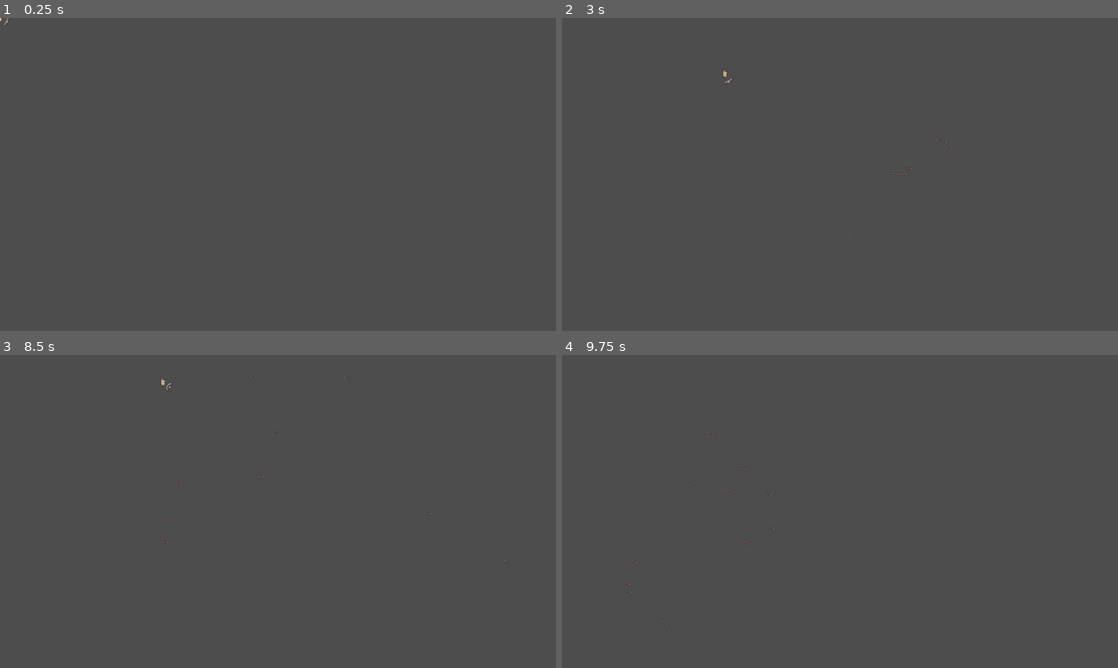
Above: before the commit, frames 1-4 (two rows, left to right).
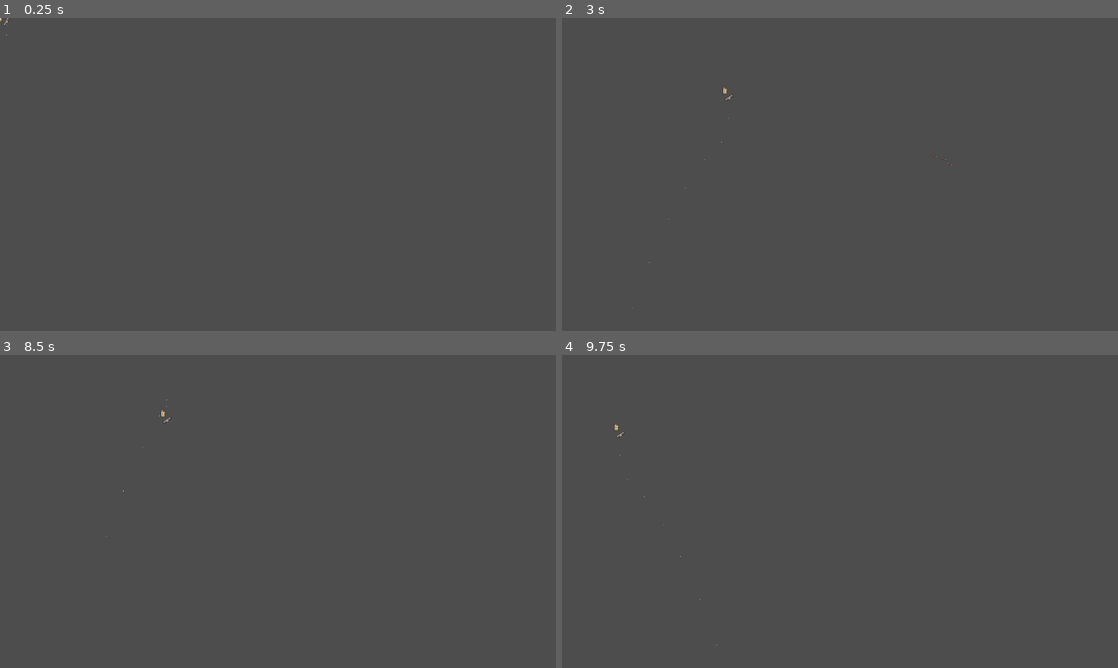
Above: after the commit, the same moments.

Repository: Shadowyish/fantasytss
Game: Godot game, scene res://Assets/Prefabs/Archer.tscn
Same seed, same stepped clock (60 frames per second), same inputs: the game is played once before the commit and once after it. This scene is started directly instead of the project's main scene.
Inputs (mouse positions are in pixels of both pictures, inside the frame that each line leads up to):
- Up to frame 1 (0.25 s): no input
- Up to frame 2 (3 s): tap Enter at 0.5, 2 s; move the mouse to (962, 158) at 0.52 s; press the mouse at (962, 158) at 0.53 s; hold D (right) 0.53-1.28 s; right-click (962, 158) at 0.8 s; tap Space at 1.25 s; move the mouse to (728, 190) at 1.27 s; release the mouse at (728, 190) at 1.28 s; hold S (down) 1.28-2.03 s; right-click (728, 190) at 1.35 s; click (728, 190) at 1.55 s; move the mouse to (895, 105) at 2.02 s; press the mouse at (895, 105) at 2.03 s; hold D (right) 2.03-2.78 s; right-click (895, 105) at 2.3 s; move the mouse to (812, 237) at 2.77 s; release the mouse at (812, 237) at 2.78 s; hold W (up) from 2.78 s (still down); right-click (812, 237) at 2.85 s
- Up to frame 3 (8.5 s): click (250, 574) at 3.05 s; move the mouse to (444, 558) at 3.52 s; release W (up) at 3.53 s; press the mouse at (444, 558) at 3.53 s; hold A (left) 3.53-5.03 s; right-click (444, 558) at 3.8 s; tap Space at 4.25, 5.75 s; move the mouse to (111, 464) at 4.27 s; release the mouse at (111, 464) at 4.28 s; right-click (111, 464) at 4.35 s; click (111, 464) at 4.55 s; tap Enter at 5 s; move the mouse to (305, 511) at 5.02 s; press the mouse at (305, 511) at 5.03 s; hold S (down) 5.03-5.78 s; right-click (305, 511) at 5.3 s; move the mouse to (194, 433) at 5.77 s; release the mouse at (194, 433) at 5.78 s; hold D (right) 5.78-6.53 s; right-click (194, 433) at 5.85 s; click (194, 433) at 6.05 s; move the mouse to (400, 495) at 6.52 s; press the mouse at (400, 495) at 6.53 s; hold W (up) 6.53-7.28 s; right-click (400, 495) at 6.8 s; move the mouse to (166, 527) at 7.27 s; release the mouse at (166, 527) at 7.28 s; hold D (right) 7.28-8.03 s; right-click (166, 527) at 7.35 s; click (166, 527) at 7.55 s; move the mouse to (333, 442) at 8.02 s; press the mouse at (333, 442) at 8.03 s; hold S (down) from 8.03 s (still down); right-click (333, 442) at 8.3 s
- Up to frame 4 (9.75 s): move the mouse to (812, 574) at 8.77 s; release S (down) at 8.78 s; release the mouse at (812, 574) at 8.78 s; hold A (left) 8.78-9.53 s; right-click (812, 574) at 8.85 s; click (812, 574) at 9.05 s; move the mouse to (1006, 558) at 9.52 s; press the mouse at (1006, 558) at 9.53 s; hold W (up) from 9.53 s (still down)

The runs differ from the first frame. In frame 1, less than 0.1% of the frame differs, in the area x 1-2%, y 2-6%; in frame 2, less than 0.1%, in the area x 15-71%, y 16-79%; in frame 3, less than 0.1%; in frame 4, less than 0.1%.

Commit message:
added effects to sword heal, fixed chain lightning particles, other minor fixes

Diff:
--- a/tss_godot/Assets/Prefabs/Bow.tscn
+++ b/tss_godot/Assets/Prefabs/Bow.tscn
@@ -61,3 +61,5 @@
 
 [node name="CollisionShape2D" type="CollisionShape2D" parent="Area2D"]
 shape = SubResource("CircleShape2D_rugms")
+
+[node name="AOEParticles" type="CPUParticles2D" parent="."]
--- a/tss_godot/Assets/Prefabs/ChainLightning.tscn
+++ b/tss_godot/Assets/Prefabs/ChainLightning.tscn
@@ -41,7 +41,7 @@
 [node name="ChainLightning" type="Node2D"]
 position = Vector2(-1, 0)
 script = ExtResource("1_7th11")
-speed = 300.0
+speed = 200.0
 damage = 50
 destroy_time = 10.0
 max_jumps = 10
--- a/tss_godot/Assets/Prefabs/Sword.tscn
+++ b/tss_godot/Assets/Prefabs/Sword.tscn
@@ -1,10 +1,26 @@
-[gd_scene load_steps=4 format=3 uid="uid://cc3ew5ewqn6nh"]
+[gd_scene load_steps=7 format=3 uid="uid://cc3ew5ewqn6nh"]
 
 [ext_resource type="Script" path="res://Assets/Scripts/Blade.gd" id="1_mnuku"]
 [ext_resource type="Texture2D" uid="uid://pvslf1v4urft" path="res://Assets/SpriteSheets/excalibur_.png" id="2_624yd"]
 
 [sub_resource type="RectangleShape2D" id="RectangleShape2D_g8v8v"]
 size = Vector2(8, 20)
+
+[sub_resource type="Curve" id="Curve_ydk73"]
+min_value = -360.0
+max_value = 360.0
+_data = [Vector2(0, -360), 0.0, 1008.0, 0, 0, Vector2(1, 360), 0.0, 0.0, 0, 0]
+point_count = 2
+
+[sub_resource type="Curve" id="Curve_p4gh0"]
+min_value = -360.0
+max_value = 360.0
+_data = [Vector2(0, -360), 0.0, 0.0, 0, 0, Vector2(1, 360), 0.0, 0.0, 0, 0]
+point_count = 2
+
+[sub_resource type="Curve" id="Curve_iydqt"]
+_data = [Vector2(0, 0), 0.0, 1.4, 0, 0, Vector2(1, 1), 0.0, 0.0, 0, 0]
+point_count = 2
 
 [node name="Sword" type="Node2D"]
 script = ExtResource("1_mnuku")
@@ -28,3 +44,27 @@
 
 [node name="CollisionShape2D" type="CollisionShape2D" parent="Area2D"]
 shape = SubResource("RectangleShape2D_g8v8v")
+
+[node name="HealParticles" type="CPUParticles2D" parent="."]
+emitting = false
+amount = 50
+lifetime = 2.0
+speed_scale = 0.8
+explosiveness = 0.5
+local_coords = true
+emission_shape = 1
+emission_sphere_radius = 10.0
+direction = Vector2(0, -1)
+spread = 60.0
+gravity = Vector2(0, -15)
+initial_velocity_min = 10.0
+initial_velocity_max = 10.0
+angular_velocity_min = 2.0
+angular_velocity_max = 10.0
+angular_velocity_curve = SubResource("Curve_ydk73")
+angle_max = 360.0
+angle_curve = SubResource("Curve_p4gh0")
+scale_amount_min = 0.5
+scale_amount_max = 1.5
+scale_amount_curve = SubResource("Curve_iydqt")
+color = Color(0.666667, 1, 0.666667, 1)
--- a/tss_godot/Assets/Scenes/MainMenu.tscn
+++ b/tss_godot/Assets/Scenes/MainMenu.tscn
@@ -182,6 +182,9 @@
 alignment = 1
 max_length = 64
 expand_to_text_length = true
+context_menu_enabled = false
+shortcut_keys_enabled = false
+middle_mouse_paste_enabled = false
 
 [node name="SubmitButton" type="Button" parent="NameInputPanel"]
 layout_mode = 1
--- a/tss_godot/Assets/Scripts/Blade.gd
+++ b/tss_godot/Assets/Scripts/Blade.gd
@@ -15,6 +15,7 @@
 
 @onready var hp_regen_timer: Timer = Timer.new()
 @onready var hp_regen_ticker: Timer = Timer.new()
+@onready var heal_effect: CPUParticles2D = $HealParticles #holds particle effect for special
 
 func attack():
 	if is_swinging:
@@ -24,13 +25,23 @@
 	swing_timer = 0.0
 
 func special():
-	#TODO: Add Animations to Special
-	hp_regen_ticker.start(special_regen_tick)
-	hp_regen_timer.start(special_regen_time)
+	if hp_regen_timer.is_stopped():
+		hp_regen_ticker.start(special_regen_tick)
+		hp_regen_timer.start(special_regen_time)
+		#move heal particles to player
+		remove_child(heal_effect)
+		GameManager.player.add_child(heal_effect)
+		heal_effect.global_position = GameManager.player.global_position
+		heal_effect.emitting = true
+	else:
+		hp_regen_timer.start(hp_regen_timer.time_left + special_regen_time)
 	emit_signal("attack_finished")
 
 func end_special():
 	hp_regen_ticker.stop()
+	heal_effect.emitting = false
+	GameManager.player.remove_child(heal_effect)
+	add_child(heal_effect)
 
 func _process(delta):
 	if is_swinging:
--- a/tss_godot/Assets/Scripts/Bow.gd
+++ b/tss_godot/Assets/Scripts/Bow.gd
@@ -3,6 +3,7 @@
 @export var pierce_count: int # num of enemies arrow should pierce through, should be atleast 1
 
 @onready var anim = $Animator
+@onready var aoe_effect: CPUParticles2D = $AOEParticles
 @onready var special_timer: Timer = Timer.new()
 
 func _ready():
@@ -22,12 +23,14 @@
 	emit_signal("attack_finished")
 
 func special():
-	GameManager.player.speed *= 2
-	special_timer.start(special_time)
+	if special_timer.is_stopped():
+		GameManager.player.speed *= 2
+		special_timer.start(special_time)
+	else:
+		special_timer.start(special_timer.time_left + special_time)
 	for body in $Area2D.get_overlapping_bodies():
 		if !body.is_in_group("Player"):
 			body.take_damage(15)
-	emit_signal("attack_finished")
 
 func end_special():
 	GameManager.player.speed /=2
--- a/tss_godot/Assets/Scripts/ChainLightning.gd
+++ b/tss_godot/Assets/Scripts/ChainLightning.gd
@@ -43,7 +43,7 @@
 			$LightningSparks.emitting = true
 		else:
 			hit_targets.append(body)
-			$LightningSparks.emitting = true
+			$LightningSparks.restart()
 		body.take_damage(damage)
 		max_jumps -= 1
 		if max_jumps <= 1:
--- a/tss_godot/Assets/Scripts/MainMenuController.gd
+++ b/tss_godot/Assets/Scripts/MainMenuController.gd
@@ -7,7 +7,7 @@
 @onready var leaderboard_list = $LeaderboardPanel/ScrollContainer/LeaderboardList
 
 func _ready():
-	# Connect button signalsto their proper functions
+	# Connect button signals to their proper functions
 	$VBoxContainer/StartButton.pressed.connect(_on_start_game_pressed)
 	$VBoxContainer/OptionsButton.pressed.connect(_on_leaderboard_pressed)
 	$VBoxContainer/QuitButton.pressed.connect(_on_quit_pressed)
@@ -18,6 +18,7 @@
 	$NameInputPanel/SubmitButton.pressed.connect(_on_name_input)
 	$NameInputPanel/Back.pressed.connect(_on_nameinput_back_pressed)
 	$LeaderboardPanel/Back.pressed.connect(_on_leaderboard_back_pressed)
+	$NameInputPanel/LineEdit.text_submitted.connect(_on_name_input_submitted)
 	# have first option grab focus, so controller input will work
 	$VBoxContainer/StartButton.grab_focus()
 
@@ -40,6 +41,14 @@
 	character_select_panel.visible = true
 	name_input_panel.visible = false
 	GameManager.player_name = $NameInputPanel/LineEdit.text
+	$CharacterSelectPanel/VBoxContainer/Warrior.grab_focus()
+
+#Used for the LineEdit signal that is emitted on pressing Enter
+#Named it this, because apparently I can't overload the method :(
+func _on_name_input_submitted(name_: String):
+	character_select_panel.visible = true
+	name_input_panel.visible = false
+	GameManager.player_name = name
 	$CharacterSelectPanel/VBoxContainer/Warrior.grab_focus()
 
 func _on_leaderboard_pressed():
--- a/tss_godot/Assets/Scripts/SaveManager.gd
+++ b/tss_godot/Assets/Scripts/SaveManager.gd
@@ -2,11 +2,11 @@
 #####Data Structure used to store leaderboard entries
 class ScoreEntry:
 
-	var name: String
+	var name_: String
 	var score: int
 
 	func _init(_name: String = "", _score: int = 0):
-		name = _name
+		name_ = _name
 		score = _score
 
 
@@ -25,22 +25,25 @@
 	if file:
 		while not file.eof_reached():
 			var line = file.get_csv_line()
-			temp_list.append(ScoreEntry.new(line[0], int(line[1])))
+			if line.size() >= 2:
+				temp_list.append(ScoreEntry.new(line[0], int(line[1])))
+			else:
+				push_warning("FileFormatIssue: Line content not full")
 	return temp_list
 
-func save(score:int, name:String):
-	if add_score(score, name):
+func save(score:int, name_:String):
+	if add_score(score, name_):
 		var file = FileAccess.open(file_path, FileAccess.WRITE)
 		for entry in score_list:
-			file.store_line(entry.name + "," + str(entry.score))
+			file.store_line(entry.name_ + "," + str(entry.score))
 		file.close()
 
-func add_score(score:int, name:String)-> bool:
-	if score_list.size() > 0 and score_list[score_list.size() -1] >= score:
+func add_score(score:int, name_:String)-> bool:
+	if score_list.size() > 0 and score_list[score_list.size() -1].score >= score:
 		return false
 	else:
 		var idx = find_insertion_index(score)
-		score_list.insert(idx, ScoreEntry.new(name, score))
+		score_list.insert(idx, ScoreEntry.new(name_, score))
 		while score_list.size() > 100:
 			score_list.pop_back()
 		return true
